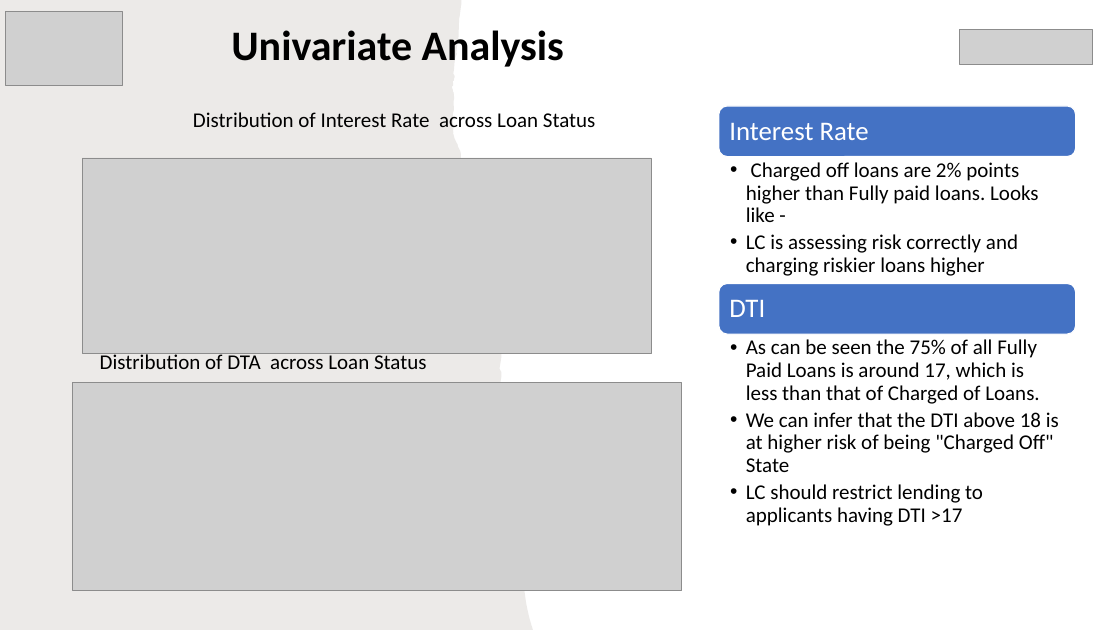
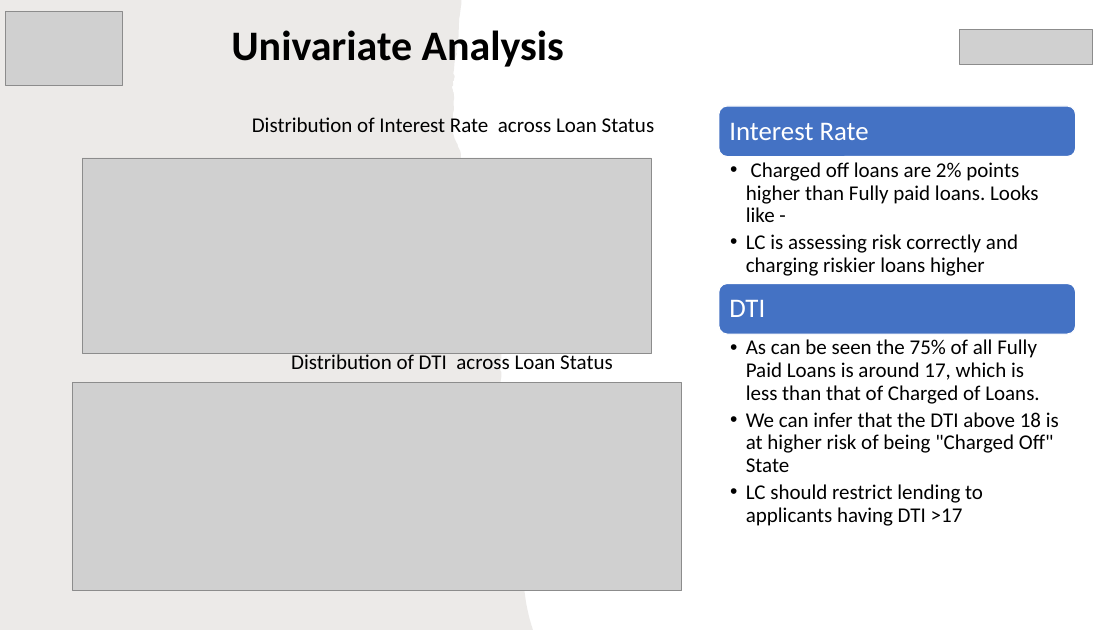
Before and after one commit to rramchan12/Lending-Club-EDA-CaseStudy, a slide deck: slide 8 of LendingClubCaseStudy.pptx (slide 18 before the commit). Drawn at 1120x630 pixels with LibreOffice and Linux fonts; fonts in the diff are those of the drawing; grey boxes stand for pictures; background and template pictures are left out. Boxes give left, top, right and bottom in pixels: in the first picture for what was removed or moved away, otherwise in the second. Text is boxed around its words. In the diff, an @@ line names an element or a change of style, - is before the commit and + after.

```diff
--- a/LendingClubCaseStudy.pptx
+++ b/LendingClubCaseStudy.pptx
@@ text "Distribution of Interest Rate across ...": place and size @@
-text "Distribution of Interest Rate across ..." at box(193, 112, 596, 128)
+text "Distribution of Interest Rate across ..." at box(252, 117, 655, 132)
@@ text "Distribution of Interest Rate across ..." at box(252, 117, 655, 132): alignment left to centre @@
@@ text at box(291, 352, 613, 369): text changed @@
-Distribution of DTA across Loan Status
+Distribution of DTI across Loan Status
```
Also in this commit, not shown: 11 other slides changed, 1 slide added, 7 slides removed, 3 other files.
